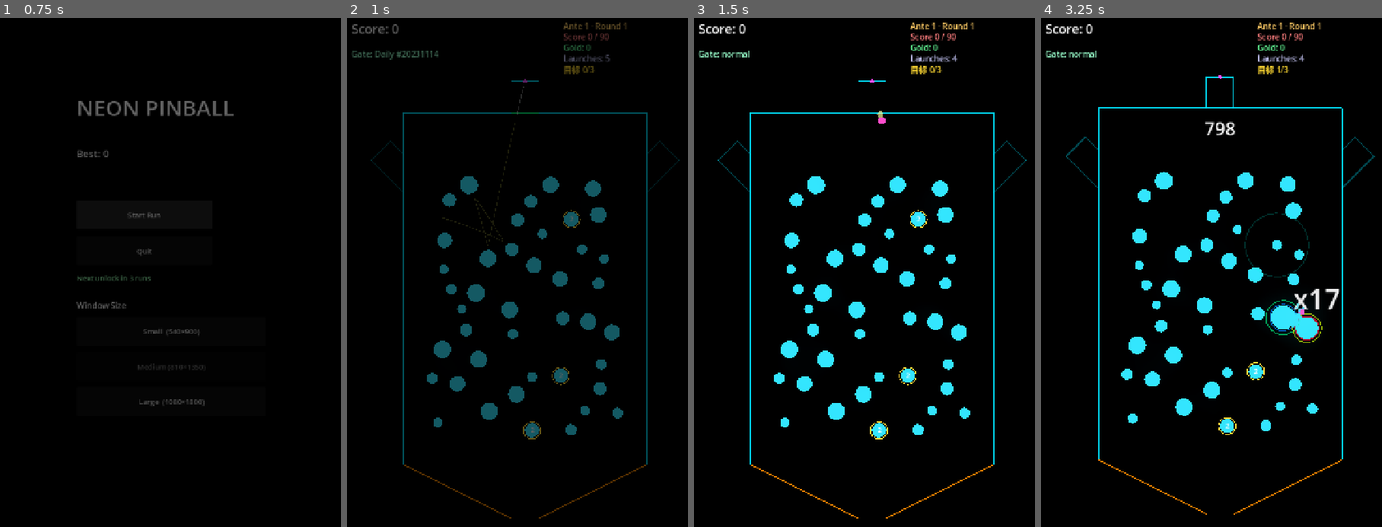
Above: before the commit, frames 1-4 (left to right).
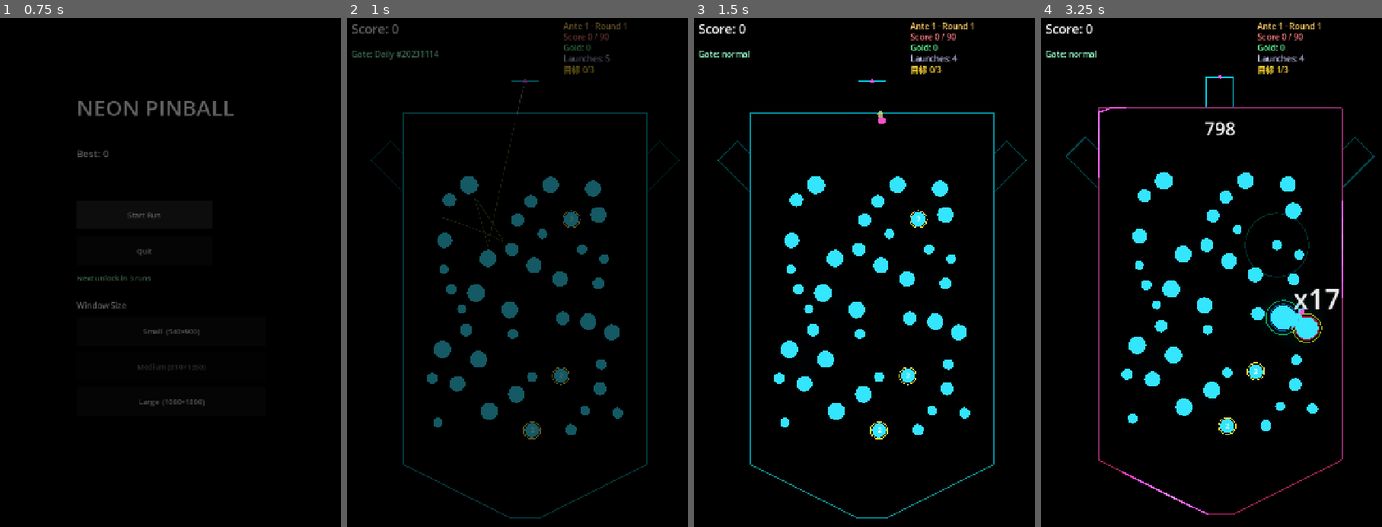
Above: after the commit, the same moments.

Repository: GencyZ/NeonPinball
Game: Godot game, scene res://scenes/main_menu.tscn
The game is run twice, just before and just after one commit, with the same random seed, the same clock (stepped at 60 frames per second) and the same inputs.
Inputs (mouse positions are in pixels of both pictures, inside the frame that each line leads up to):
- Up to frame 1 (0.75 s): click "Start Run" at 0.5 s
- Up to frame 2 (1 s): no input
- Up to frame 3 (1.5 s): tap Enter at 1.25 s; move the mouse to (953, 282) at 1.27 s; hold D from 1.28 s (still down); hold Shift from 1.28 s (still down); click (953, 282) at 1.42 s
- Up to frame 4 (3.25 s): tap Space at 1.52 s; release D at 2 s; release Shift at 2 s; drag from (1146, 343) to (1201, 435) at 2.02 s; move the mouse to (1255, 180) at 2.77 s; hold D from 2.78 s (still down); tap Ctrl at 2.85 s

Frame 1 is identical in both runs. In frame 2, 1.0% of the frame differs, in the area x 16-89%, y 18-99%; in frame 3, 1.0%; in frame 4, 1.1%, in the area x 16-89%, y 17-98%.

Commit message:
feat: heat-driven neon chase-light frame wired into board_view
Co-Authored-By: Claude Sonnet 4.6 <noreply@anthropic.com>

Diff:
--- a/game/view/board_view.gd
+++ b/game/view/board_view.gd
@@ -17,6 +17,8 @@
 const ALL_CLEAR_DUR := 0.5
 const SfxControllerScript := preload("res://juice/sfx_controller.gd")
 const NeonEnvScript := preload("res://view/neon_environment.gd")
+const NeonFrameScript := preload("res://juice/neon_frame.gd")
+const HALF_PULSE_LEN := 0.04   # 脉冲沿边框的归一化半宽
 const COMBO_DISPLAY_DUR := 0.6
 
 var _rect: Rect2
@@ -53,6 +55,8 @@
 var _last_hit_pos := Vector2.ZERO
 var _combo_display_ttl := 0.0
 var _sfx
+var _wall_heat := 0.0
+var _neon_phase := 0.0
 
 var _target_pegs: Array = []        # 跨本轮持久的目标钉 dict（含 hp/is_target）
 var _target_total_placed: int = 0   # 本轮实际生成的目标钉数（用于 HUD 计数）
@@ -466,6 +470,7 @@
 					_last_hit_pos = e[&"pos"]
 					_sfx.play_hit(_combo)
 					_combo_display_ttl = COMBO_DISPLAY_DUR
+					_wall_heat = minf(_wall_heat + NeonFrameScript.HEAT_PER_HIT, 1.0)
 					var hit_peg_id: int = e[&"peg_id"]
 					if hit_peg_id >= 0 and hit_peg_id < _pegs.size():
 						_peg_anims[hit_peg_id] = PEG_ANIM_DUR
@@ -568,6 +573,8 @@
 			_peg_halos.remove_at(i)
 	if _combo_display_ttl > 0.0:
 		_combo_display_ttl -= delta
+	_wall_heat = NeonFrameScript.decay_heat(_wall_heat, delta)
+	_neon_phase = fmod(_neon_phase + delta * NeonFrameScript.speed_for_heat(_wall_heat), 1.0)
 	if _all_clear_ttl > 0.0:
 		_all_clear_ttl -= delta
 	if _has_ball:
@@ -750,6 +757,48 @@
 	# Active launcher center dot
 	draw_circle(EntryResolver.LAUNCHER_POS[_entry_edge], 4.0, Color(1.0, 0.3, 1.0, 0.9))
 
+# 桶形边界闭合折线（顶左→顶右→右墙底→右漏斗内→左漏斗内→左墙底→回起点）。
+func _neon_perimeter() -> PackedVector2Array:
+	var o := _rect.position
+	return PackedVector2Array([
+		o + Vector2(0, 0),
+		o + Vector2(540, 0),
+		o + Vector2(540, 780),
+		o + Vector2(300, 900),
+		o + Vector2(240, 900),
+		o + Vector2(0, 780),
+	])
+
+# 沿边框画暗底光 + N 条追逐光脉冲；颜色/条数/亮度/流速由 _wall_heat 驱动。
+func _draw_neon_frame() -> void:
+	var poly := _neon_perimeter()
+	var pn := poly.size()
+	if pn < 2:
+		return
+	var col := NeonFrameScript.heat_color(_wall_heat)
+	# 暗底框
+	var base := Color(col.r * 0.6, col.g * 0.6, col.b * 0.6, 0.9)
+	for i in pn:
+		draw_line(poly[i], poly[(i + 1) % pn], base, 2.5)
+	# 追逐光脉冲
+	var n := NeonFrameScript.pulse_count_for_heat(_wall_heat)
+	if n <= 0:
+		return
+	var bright := NeonFrameScript.brightness_for_heat(_wall_heat)
+	var pcol := Color(col.r * bright, col.g * bright, col.b * bright)
+	var samples := 6
+	for i in n:
+		var center := fmod(_neon_phase + float(i) / float(n), 1.0)
+		var start_s := center - HALF_PULSE_LEN
+		var prev := NeonFrameScript.point_at(poly, fposmod(start_s, 1.0))
+		for k in range(1, samples + 1):
+			var frac := float(k) / float(samples)
+			var s := fposmod(start_s + 2.0 * HALF_PULSE_LEN * frac, 1.0)
+			var p := NeonFrameScript.point_at(poly, s)
+			var fall := 1.0 - absf(frac - 0.5) * 2.0   # 中间最亮，两端淡出
+			draw_line(prev, p, Color(pcol.r, pcol.g, pcol.b, 0.4 + 0.6 * fall), 3.0)
+			prev = p
+
 func _draw() -> void:
 	# Dying pegs: shrink + fade out
 	for dp in _dying_pegs:
@@ -815,6 +864,7 @@
 		draw_string(tf, _rect.position + Vector2(270.0 - tw * 0.5, 60.0),
 			stxt, HORIZONTAL_ALIGNMENT_LEFT, -1, fsz, Color(1, 1, 1))
 	_draw_walls()
+	_draw_neon_frame()
 	for i in range(1, prediction_pts.size()):
 		draw_line(prediction_pts[i - 1], prediction_pts[i], Color(1, 1, 1, 0.4), 2.0)
 	for fan in prediction_fans:
